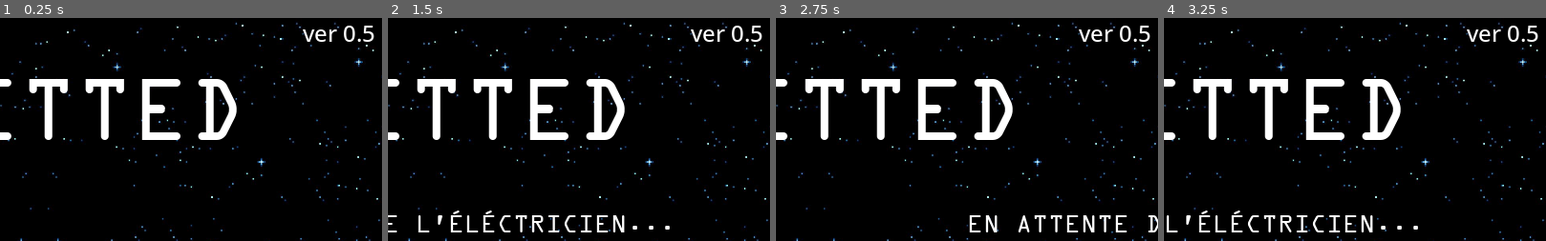
Above: before the commit, frames 1-4 (left to right).
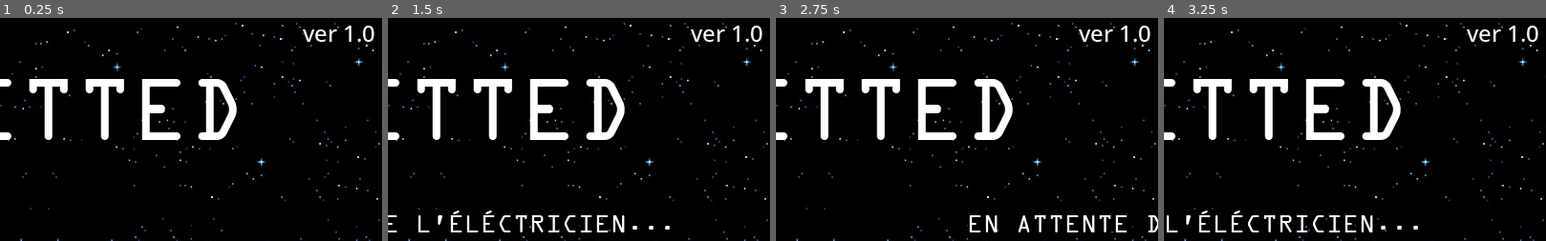
Above: after the commit, the same moments.

Repository: Savro01/Splitted
Game: Godot game, scene res://Scenes/MainMenu.tscn
Same seed, same stepped clock (60 frames per second), same inputs: the game is played once before the commit and once after it.
Inputs (mouse positions are % of the whole screen's width and height, from its top left):
- Up to frame 1 (0.25 s): no input
- Up to frame 2 (1.5 s): click "Heberger" at 0.5 s; move the mouse to (72, 45) at 1.27 s; hold D (move_right) from 1.28 s (still down); hold E (object_interact) from 1.28 s (still down); click (72, 45) at 1.35 s
- Up to frame 3 (2.75 s): release D (move_right) at 2 s; release E (object_interact) at 2 s; tap Enter at 2 s; drag from (30, 55) to (45, 70) at 2.02 s
- Up to frame 4 (3.25 s): move the mouse to (60, 28) at 2.77 s; hold D (move_right) from 2.78 s (still down); hold E (object_interact) from 2.78 s (still down); click (60, 28) at 2.85 s
The pictures show only the part of the screen within x 48-98%, y 4-54%; the shares and areas given below are measured in that part.

The runs differ from the first frame. In frame 1, 0.3% of the frame differs, in the area x 90-98%, y 3-11%; in frame 2, 0.3%; in frame 3, 0.3%; in frame 4, 0.3%.

Commit message:
V1.0
Version 1.0. Version jouable avec reparation d'electricité + reparation des fuites

Diff:
--- a/Scenes/Animated/Link.gd
+++ b/Scenes/Animated/Link.gd
@@ -1,3 +1,4 @@
+class_name Link
 extends Node2D
 
 onready var line = $Control/Line2D
@@ -5,9 +6,14 @@
 var item2 = null
 var point1 = Vector2()
 var point2 = Vector2()
+var item2String = ""
 
 func _ready():
 	$Control/Node1.set_global_position(item1.get_global_position())
 	$Control/Node2.set_global_position(item2.get_global_position())
-	line.points.append($Control/Node1.get_global_position())
-	line.points.append($Control/Node2.get_global_position())
+	line.add_point($Control/Node1.get_position()+$Control/Node1.rect_size/2)
+	line.add_point($Control/Node2.get_position()+$Control/Node2.rect_size/2)
+	print(item2)
+
+func get_class():
+	return "Link"
--- a/Scenes/Animated/Link.tscn
+++ b/Scenes/Animated/Link.tscn
@@ -14,7 +14,7 @@
 }
 
 [node name="Line2D" type="Line2D" parent="Control"]
-default_color = Color( 0, 0, 0, 1 )
+default_color = Color( 0.298039, 0.054902, 0.054902, 1 )
 
 [node name="Node1" type="TextureRect" parent="Control"]
 margin_right = 20.0
--- a/Scenes/MainMenu.gd
+++ b/Scenes/MainMenu.gd
@@ -31,7 +31,6 @@
 		t.start()
 		yield(t, "timeout")
 		$Attente.hide()
-
 
 func _on_Rejoindre_pressed():
 	$RejoindreContainer.show()
--- a/Scenes/MainMenu.tscn
+++ b/Scenes/MainMenu.tscn
@@ -203,7 +203,7 @@
 margin_left = -127.0
 margin_bottom = 70.0
 custom_fonts/font = SubResource( 2 )
-text = "ver 0.5"
+text = "ver 1.0"
 align = 1
 valign = 1
 __meta__ = {
--- a/Scenes/Map/Cockpit.gd
+++ b/Scenes/Map/Cockpit.gd
@@ -23,27 +23,26 @@
 					$Popup.show()
 					$Player.speed = 0
 			if Input.is_action_pressed("ui_cancel"):
-				if $Popup.visible:
-					$Popup.hide()
-					$Player.speed = 100
+				$Popup.hide()
+				$Player.speed = 100
+		"ZoneCarnet":
+			if Input.is_action_pressed("object_interact"):
+				if($PopupCarnetSpirale.visible == false):
+					var v = $Player.get_child(0).get_global_position() - $PopupCarnetSpirale.get_rect().size/2
+					$PopupCarnetSpirale.set_global_position(v)
+					change_tab_fils()
+			if Input.is_action_pressed("ui_cancel"):
+				$PopupCarnetSpirale.hide()
+				$Player.get_child(0).speed = 100
 		"ZoneLivre":
 			if Input.is_action_pressed("object_interact"):
-				if($PopupNotebook.visible == false):
-					print("Enter Notebook")
-					print($Player.get_child(0).get_global_position())
-					print($PopupNotebook.get_rect().size/2)
-					var v = $Player.get_child(0).get_global_position() - $PopupNotebook.get_rect().size/2
+				if($PopupCarnetSpirale.visible == false):
+					var v = $Player.get_child(0).get_global_position() - $PopupCarnetSpirale.get_rect().size/2
 					$PopupNotebook.set_global_position(v)
-					print($PopupNotebook.get_global_position())
-					print(v)
-					print($PopupNotebook.get_global_position())
 					change_code_porte()
 			if Input.is_action_pressed("ui_cancel"):
-				print("Echap pressed")
-				if ($PopupNotebook.visible == true):
-					print("Popup visible")
-					$Popup.hide()
-					$Player.get_child(0).speed = 100
+				$PopupNotebook.hide()
+				$Player.get_child(0).speed = 100
 
 ############################################ Gestion des Zones ############################################
 # Body Entered
@@ -55,6 +54,10 @@
 func _on_ZoneLivre_body_entered(body):
 	if(body is Player):
 		currentArea = "ZoneLivre"
+
+func _on_ZoneCarnet_body_entered(body):
+	if(body is Player):
+		currentArea = "ZoneCarnet"
 
 # Body Exited
 
@@ -68,17 +71,33 @@
 		currentArea = null
 		print("sortie livre")
 
+func _on_ZoneCarnet_body_exited(body):
+	if(body is Player):
+		currentArea = null
 ############################################ Gestion des signaux ############################################
 
 signal change_code_porte
 func change_code_porte():
 	emit_signal("change_code_porte")
 
+signal change_tab_fils
+func change_tab_fils():
+	emit_signal("change_tab_fils")
 
 ############################################ Gestion des fonctions annexes ############################################
 
-func popupNotebook(code):
-	print(code)
-	$PopupNotebook/LabelTechnique.text = $PopupNotebook/LabelTechnique.text + str(code)
+func popupNotebook(code, codeGenere):
+	if(!codeGenere):
+		$PopupNotebook/LabelTechnique.text = $PopupNotebook/LabelTechnique.text + str(code)
 	$PopupNotebook.popup()
 	$Player.get_child(0).speed = 0
+
+func popupCarnetSpirale(tab, melange):
+	if(!melange):
+		for i in range(len(tab)):
+			$PopupCarnetSpirale/LabelFils.text = $PopupCarnetSpirale/LabelFils.text + tab[i] + " "
+			if (i == 0):
+				$PopupCarnetSpirale/LabelFils.text = $PopupCarnetSpirale/LabelFils.text + "\n"
+	$PopupCarnetSpirale.popup()
+	print(tab)
+	$Player.get_child(0).speed = 0
--- a/Scenes/Map/Cockpit.tscn
+++ b/Scenes/Map/Cockpit.tscn
@@ -8,6 +8,7 @@
 [ext_resource path="res://Assets/Font/GreatVibes-Regular.ttf" type="DynamicFontData" id=6]
 [ext_resource path="res://Scenes/Map/Cockpit.gd" type="Script" id=7]
 [ext_resource path="res://Assets/Images/Notebook.png" type="Texture" id=8]
+[ext_resource path="res://Assets/Images/carnet_spirale.png" type="Texture" id=9]
 
 [sub_resource type="RectangleShape2D" id=1]
 extents = Vector2( 31.0239, 16.3694 )
@@ -29,6 +30,18 @@
 
 [sub_resource type="DynamicFont" id=7]
 size = 25
+font_data = ExtResource( 6 )
+
+[sub_resource type="DynamicFont" id=8]
+size = 34
+font_data = ExtResource( 6 )
+
+[sub_resource type="DynamicFont" id=9]
+size = 34
+font_data = ExtResource( 6 )
+
+[sub_resource type="DynamicFont" id=10]
+size = 34
 font_data = ExtResource( 6 )
 
 [node name="Cockpit" type="Node2D"]
@@ -215,7 +228,55 @@
 "_edit_use_anchors_": false
 }
 
+[node name="PopupCarnetSpirale" type="Popup" parent="."]
+margin_right = 300.0
+margin_bottom = 420.0
+popup_exclusive = true
+__meta__ = {
+"_edit_use_anchors_": false
+}
+
+[node name="TextureRect" type="TextureRect" parent="PopupCarnetSpirale"]
+margin_right = 300.0
+margin_bottom = 420.0
+texture = ExtResource( 9 )
+expand = true
+
+[node name="LabelExtincteur" type="Label" parent="PopupCarnetSpirale"]
+modulate = Color( 0, 0, 0, 1 )
+margin_left = 46.946
+margin_top = 53.5297
+margin_right = 242.946
+margin_bottom = 142.53
+custom_fonts/font = SubResource( 8 )
+text = "Achat de nouveaux
+	  extincteurs : x10"
+__meta__ = {
+"_edit_use_anchors_": false
+}
+
+[node name="LabelFils" type="Label" parent="PopupCarnetSpirale"]
+modulate = Color( 0, 0, 0, 1 )
+margin_left = 21.0
+margin_top = 162.0
+margin_right = 265.0
+margin_bottom = 309.0
+custom_fonts/font = SubResource( 9 )
+text = "   Ordre des fils du
+disjoncteur : "
+
+[node name="Label" type="Label" parent="PopupCarnetSpirale"]
+modulate = Color( 0, 0, 0, 1 )
+margin_left = 19.2368
+margin_top = 329.255
+margin_right = 281.237
+margin_bottom = 372.255
+custom_fonts/font = SubResource( 10 )
+text = "Nouveaux PC demandé"
+
 [connection signal="body_entered" from="ZonePilotage" to="." method="_on_ZonePilotage_body_entered"]
 [connection signal="body_exited" from="ZonePilotage" to="." method="_on_ZonePilotage_body_exited"]
 [connection signal="body_entered" from="ZoneLivre" to="." method="_on_ZoneLivre_body_entered"]
 [connection signal="body_exited" from="ZoneLivre" to="." method="_on_ZoneLivre_body_exited"]
+[connection signal="body_entered" from="ZoneCarnet" to="." method="_on_ZoneCarnet_body_entered"]
+[connection signal="body_exited" from="ZoneCarnet" to="." method="_on_ZoneCarnet_body_exited"]
--- a/Scenes/Map/Game.gd
+++ b/Scenes/Map/Game.gd
@@ -5,8 +5,13 @@
 # var a = 2
 # var b = "text"
 var CommandantCree = false
+var rng = RandomNumberGenerator.new()
 remotesync var code_porte = 0
-var rng = RandomNumberGenerator.new()
+remotesync var electriciteRepare = false
+remotesync var tabFils = ["Bleu", "Rose", "Jaune", "Rouge"]
+var tabmelange = false
+var codeGenere = false
+
 
 # Called when the node enters the scene tree for the first time.
 func _ready():
@@ -32,16 +37,36 @@
 	print("Signal recu")
 	rng.randomize()
 	var code = rng.randi_range(1000, 9999)
-	$Cockpit.popupNotebook(code)
+	$Cockpit.popupNotebook(code, codeGenere)
 	rpc("set_code_porte", code)
+	set_code_porte(code)
 
 remote func set_code_porte(code):
-	print(code)
-	if (code_porte == 0):
+	if (!codeGenere):
 		code_porte = code
+		codeGenere = true
 
-#remote func set_code_porte(code):
-#	rpc("R.set_code_porte_soute",code)
-# Called every frame. 'delta' is the elapsed time since the previous frame.
-#func _process(delta):
-#	pass
+func _on_Vaisseau_electricite_changed():
+	rpc("changed_electricite")
+	changed_electricite()
+
+remote func changed_electricite():
+	electriciteRepare = true
+	print("Electricité Réparé !")
+
+func _on_Cockpit_change_tab_fils():
+	print(tabmelange)
+	var tab = tabFils
+	if(!tabmelange):
+		randomize()
+		tab.shuffle()
+		$Cockpit.popupCarnetSpirale(tab, tabmelange)
+		rpc("set_tab_fils", tab)
+		set_tab_fils(tab)
+	else:
+		$Cockpit.popupCarnetSpirale(tab, tabmelange)
+
+remote func set_tab_fils(tab):
+	if(!tabmelange):
+		tabFils = tab
+		tabmelange = true
--- a/Scenes/Map/Game.tscn
+++ b/Scenes/Map/Game.tscn
@@ -13,4 +13,6 @@
 [node name="Cockpit" parent="." instance=ExtResource( 1 )]
 position = Vector2( 3956.85, -847.256 )
 
+[connection signal="electricite_changed" from="Vaisseau" to="." method="_on_Vaisseau_electricite_changed"]
 [connection signal="change_code_porte" from="Cockpit" to="." method="_on_Cockpit_change_code_porte"]
+[connection signal="change_tab_fils" from="Cockpit" to="." method="_on_Cockpit_change_tab_fils"]
--- a/Scenes/Map/Vaisseau.gd
+++ b/Scenes/Map/Vaisseau.gd
@@ -28,11 +28,8 @@
 				$PopupFils.popup()
 				$Player.get_child(0).speed = 0
 			if Input.is_action_pressed("ui_cancel"):
-				print("Echap pressed")
-				if $PopupFils.visible:
-					print("Popup visible")
-					$PopupFils.hide()
-					$Player.get_child(0).speed = 100
+				$PopupFils.hide()
+				$Player.get_child(0).speed = 100
 		"ZoneDoor2":
 			if Input.is_action_pressed("object_interact"):
 				if($PopupCodePorte.visible == false):
@@ -41,11 +38,8 @@
 					$PopupCodePorte.popup()
 					$Player.get_child(0).speed = 0
 			if Input.is_action_pressed("ui_cancel"):
-				print("Echap pressed")
-				if $PopupCodePorte.visible:
-					print("Popup visible")
-					$PopupCodePorte.hide()
-					$Player.get_child(0).speed = 100
+				$PopupCodePorte.hide()
+				$Player.get_child(0).speed = 100
 		"ZoneColle":
 			if Input.is_action_pressed("object_interact"):
 				colleObtenu = true
@@ -69,9 +63,7 @@
 
 ############################################ Gestion des portes ############################################
 func _on_Door1_body_entered(body):
-	if(body is Player):
-		print("body is Player")
-		print(R.code_porte)
+	if(body is Player and get_parent().electriciteRepare):
 		$Door1.tile_set = load("res://Assets/Tileset/door_without_coll.tres")
 		$Door1.visible = false
 
@@ -81,7 +73,8 @@
 		$Door1.visible = true
 
 func _on_Door2_body_entered(body):
-	currentArea = "ZoneDoor2"
+	if(body is Player and get_parent().electriciteRepare):
+		currentArea = "ZoneDoor2"
 	if(body is Player and porteUnlock):
 		$Door2.tile_set = load("res://Assets/Tileset/door_without_coll.tres")
 		$Door2.visible = false
@@ -173,6 +166,12 @@
 func _on_ZoneTuyau3_body_exited(body):
 	if(body is Player):
 		currentArea = null
+
+############################################ Gestion des signaux ############################################
+
+signal electricite_changed
+func change_electricite_status():
+	emit_signal("electricite_changed")
 
 ############################################ Gestion des tâches ############################################
 
@@ -221,5 +220,54 @@
 	linkInst = link.instance()
 	linkInst.item1 = fil1
 	linkInst.item2 = text_butt
+	if fil1 == $PopupFils/BlueLeft:
+		linkInst.get_child(0).get_child(0).set_default_color(Color("#0100ff"))
+	elif fil1 == $PopupFils/PinkLeft:
+		linkInst.get_child(0).get_child(0).set_default_color(Color("#fe00fd"))
+	elif fil1 == $PopupFils/YellowLeft:
+		linkInst.get_child(0).get_child(0).set_default_color(Color("#fae806"))
+	else:
+		linkInst.get_child(0).get_child(0).set_default_color(Color("#ff0000"))
 	$PopupFils.add_child(linkInst)
 	fil1 = null
+
+func _on_TextureRectPoignee_pressed():
+	$PopupFils/TextureRectPoignee.rect_position.y = 165
+	if(verif_fil()):
+		change_electricite_status()
+	else:
+		#Jouer animation electricité ?
+		for i in range($PopupFils.get_child_count()):
+			if($PopupFils.get_child(i) is Link):
+				$PopupFils.get_child(i).queue_free()
+		$PopupFils/TextureRectPoignee.rect_position.y = 190
+
+func verif_fil():
+	var verif = true
+	for i in range($PopupFils.get_child_count()):
+		print($PopupFils.get_child(i))
+		if($PopupFils.get_child(i) is Link):
+			print(get_string_fil($PopupFils.get_child(i).item2))
+			if($PopupFils.get_child(i).item1 == $PopupFils/BlueLeft):
+				if(get_string_fil($PopupFils.get_child(i).item2) != get_parent().tabFils[0]):
+					verif = false
+			if($PopupFils.get_child(i).item1 == $PopupFils/PinkLeft):
+				if(get_string_fil($PopupFils.get_child(i).item2) != get_parent().tabFils[1]):
+					verif = false
+			if($PopupFils.get_child(i).item1 == $PopupFils/YellowLeft):
+				if(get_string_fil($PopupFils.get_child(i).item2) != get_parent().tabFils[2]):
+					verif = false
+			if($PopupFils.get_child(i).item1 == $PopupFils/RedLeft):
+				if(get_string_fil($PopupFils.get_child(i).item2) != get_parent().tabFils[3]):
+					verif = false
+	return verif
+
+func get_string_fil(texture):
+	if(texture == $PopupFils/BlueRight):
+		return "Bleu"
+	if(texture == $PopupFils/PinkRight):
+		return "Rose"
+	if(texture == $PopupFils/YellowRight):
+		return "Jaune"
+	if(texture == $PopupFils/RedRight):
+		return "Rouge"
--- a/Scripts/R.gd
+++ b/Scripts/R.gd
@@ -1,38 +1,38 @@
-extends Node
-
-remotesync var test_com = "Test de base"
-
-
-
-var click = false;
-remotesync var electricite = false;
-remotesync var code_porte = 0
-
-
-# Declare member variables here. Examples:
-# var a = 2
-# var b = "text"
-
-
-# Called when the node enters the scene tree for the first time.
-func _ready():
-	pass
-
-remote func change_test_com():
-	test_com = "Print Electricien"
-
-remotesync func printData():
-	print(click)
-
-remotesync func setData(data):
-	click = data;
-
-remote func change_electricite():
-	electricite = true
-
-remote func set_code_porte(code):
-	pass
-
-# Called every frame. 'delta' is the elapsed time since the previous frame.
-#func _process(delta):
+#extends Node
+#
+#remotesync var test_com = "Test de base"
+#
+#
+#
+#var click = false;
+#remotesync var electricite = false;
+#remotesync var code_porte = 0
+#
+#
+## Declare member variables here. Examples:
+## var a = 2
+## var b = "text"
+#
+#
+## Called when the node enters the scene tree for the first time.
+#func _ready():
 #	pass
+#
+#remote func change_test_com():
+#	test_com = "Print Electricien"
+#
+#remotesync func printData():
+#	print(click)
+#
+#remotesync func setData(data):
+#	click = data;
+#
+#remote func change_electricite():
+#	electricite = true
+#
+#remote func set_code_porte(code):
+#	pass
+#
+## Called every frame. 'delta' is the elapsed time since the previous frame.
+##func _process(delta):
+##	pass
--- a/project.godot
+++ b/project.godot
@@ -9,12 +9,18 @@
 config_version=4
 
 _global_script_classes=[ {
+"base": "Node2D",
+"class": "Link",
+"language": "GDScript",
+"path": "res://Scenes/Animated/Link.gd"
+}, {
 "base": "KinematicBody2D",
 "class": "Player",
 "language": "GDScript",
 "path": "res://Scenes/Player/Player.gd"
 } ]
 _global_script_class_icons={
+"Link": "",
 "Player": ""
 }
 
@@ -27,7 +33,6 @@
 [autoload]
 
 Network="*res://Scripts/Network.gd"
-R="*res://Scripts/R.gd"
 
 [display]
 
Binary file added: Assets/Images/carnet_spirale.png
Not shown, added: Assets/Images/carnet_spirale.png.import
Not shown: 1 places in Scenes/Map/Cockpit.tscn that only renumber resources
Not shown, changed: Scenes/Map/Vaisseau.tscn
